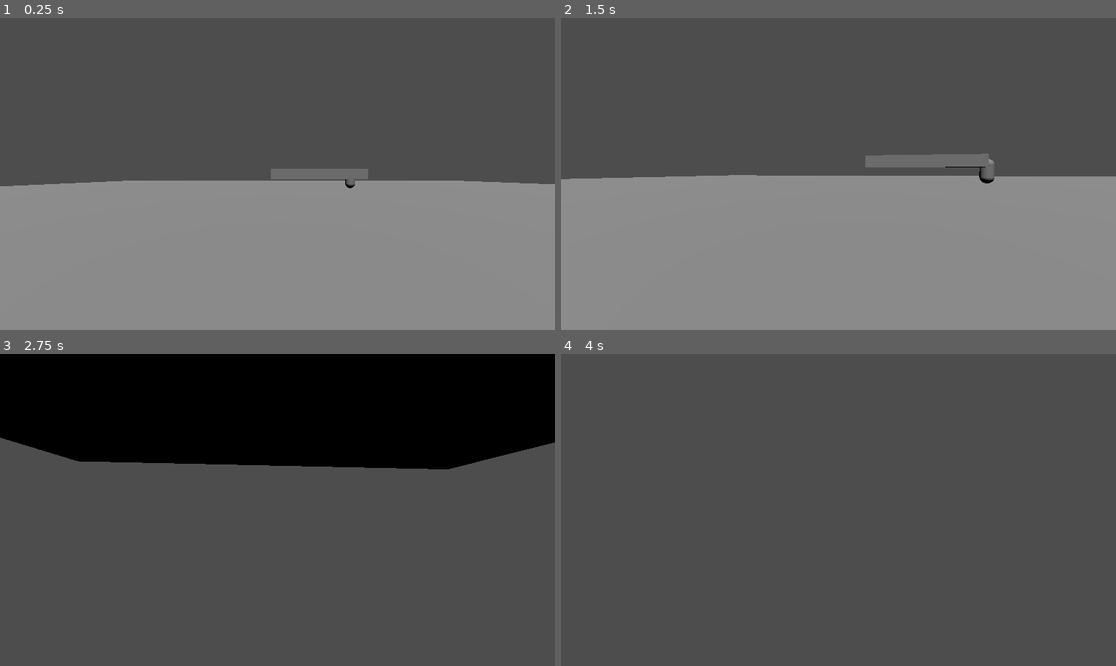
Above: before the commit, frames 1-4 (two rows, left to right).
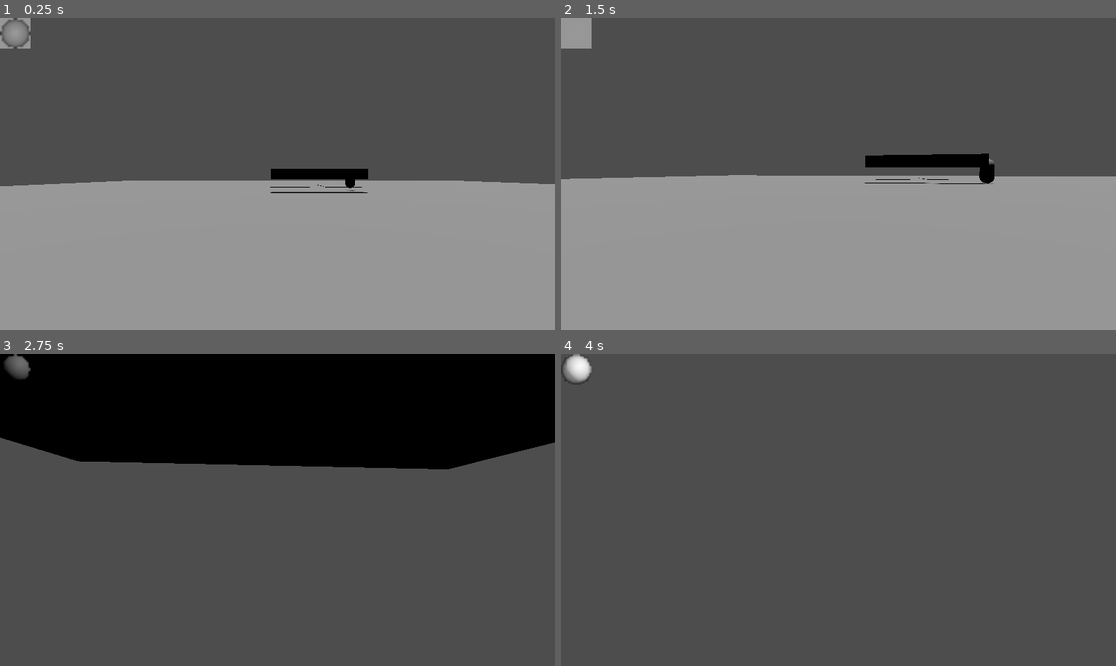
Above: after the commit, the same moments.

Repository: batomow/GDHorrorGame
Game: Godot game, scene res://Scenes/TestScene.tscn
Two runs of this game, one before a commit and one after it. Both use one fixed random seed, a clock stepped at 60 frames per second and the inputs below. Before the commit the project has no main scene; this scene is started directly in both runs.
Inputs (mouse positions are in pixels of both pictures, inside the frame that each line leads up to):
- Up to frame 1 (0.25 s): no input
- Up to frame 2 (1.5 s): tap Enter (ui_accept) at 0.5, 0.77 s; move the mouse to (866, 174) at 0.52 s; hold C (crouch) 0.53-1.28 s; hold W (move_forward) from 0.53 s (still down); move the mouse to (810, 174) at 1.27 s; tap C (crouch) at 1.35 s
- Up to frame 3 (2.75 s): keep holding W (move_forward); tap Enter (ui_accept) at 1.52 s; move the mouse to (288, 503) at 2.02 s; hold C (crouch) from 2.03 s (still down); tap F (flashlight) at 2.1 s
- Up to frame 4 (4 s): keep holding W (move_forward); move the mouse to (832, 516) at 2.77 s; release C (crouch) at 2.78 s; click (832, 516) at 2.85 s; tap Enter (ui_accept) at 3.02, 3.77 s; tap C (crouch) at 3.05 s; move the mouse to (877, 513) at 3.52 s; hold C (crouch) from 3.53 s (still down)

The runs differ from the first frame. In frame 1, 1.2% of the frame differs, in the area x 0-67%, y 0-57%; in frame 2, 1.6%, in the area x 0-79%, y 0-54%; in frame 3, 0.3%; in frame 4, 0.3%.

Commit message:
Adds sound and light system

Diff:
--- a/Scenes/Character.tscn
+++ b/Scenes/Character.tscn
@@ -1,6 +1,7 @@
-[gd_scene load_steps=11 format=3 uid="uid://dupgqob73q61i"]
+[gd_scene load_steps=12 format=3 uid="uid://dupgqob73q61i"]
 
 [ext_resource type="Script" path="res://Scripts/Character.gd" id="1_yfhfb"]
+[ext_resource type="PackedScene" uid="uid://bmdg6kxyerxi3" path="res://Scenes/LightDetect.tscn" id="2_3iaw5"]
 
 [sub_resource type="CapsuleMesh" id="CapsuleMesh_rl3ct"]
 
@@ -72,7 +73,7 @@
 tracks/5/type = "bezier"
 tracks/5/imported = false
 tracks/5/enabled = true
-tracks/5/path = NodePath("OmniLight3D:position:x")
+tracks/5/path = NodePath("Lantern:position:x")
 tracks/5/interp = 1
 tracks/5/loop_wrap = true
 tracks/5/keys = {
@@ -83,7 +84,7 @@
 tracks/6/type = "bezier"
 tracks/6/imported = false
 tracks/6/enabled = true
-tracks/6/path = NodePath("OmniLight3D:position:y")
+tracks/6/path = NodePath("Lantern:position:y")
 tracks/6/interp = 1
 tracks/6/loop_wrap = true
 tracks/6/keys = {
@@ -94,7 +95,7 @@
 tracks/7/type = "bezier"
 tracks/7/imported = false
 tracks/7/enabled = true
-tracks/7/path = NodePath("OmniLight3D:position:z")
+tracks/7/path = NodePath("Lantern:position:z")
 tracks/7/interp = 1
 tracks/7/loop_wrap = true
 tracks/7/keys = {
@@ -105,7 +106,7 @@
 tracks/8/type = "bezier"
 tracks/8/imported = false
 tracks/8/enabled = true
-tracks/8/path = NodePath("OmniLight3D:light_energy")
+tracks/8/path = NodePath("Lantern:light_energy")
 tracks/8/interp = 1
 tracks/8/loop_wrap = true
 tracks/8/keys = {
@@ -179,7 +180,7 @@
 tracks/0/type = "bezier"
 tracks/0/imported = false
 tracks/0/enabled = true
-tracks/0/path = NodePath("OmniLight3D:position:x")
+tracks/0/path = NodePath("Lantern:position:x")
 tracks/0/interp = 1
 tracks/0/loop_wrap = true
 tracks/0/keys = {
@@ -190,7 +191,7 @@
 tracks/1/type = "bezier"
 tracks/1/imported = false
 tracks/1/enabled = true
-tracks/1/path = NodePath("OmniLight3D:position:y")
+tracks/1/path = NodePath("Lantern:position:y")
 tracks/1/interp = 1
 tracks/1/loop_wrap = true
 tracks/1/keys = {
@@ -201,7 +202,7 @@
 tracks/2/type = "bezier"
 tracks/2/imported = false
 tracks/2/enabled = true
-tracks/2/path = NodePath("OmniLight3D:position:z")
+tracks/2/path = NodePath("Lantern:position:z")
 tracks/2/interp = 1
 tracks/2/loop_wrap = true
 tracks/2/keys = {
@@ -212,7 +213,7 @@
 tracks/3/type = "bezier"
 tracks/3/imported = false
 tracks/3/enabled = true
-tracks/3/path = NodePath("OmniLight3D:light_energy")
+tracks/3/path = NodePath("Lantern:light_energy")
 tracks/3/interp = 1
 tracks/3/loop_wrap = true
 tracks/3/keys = {
@@ -226,7 +227,7 @@
 tracks/0/type = "bezier"
 tracks/0/imported = false
 tracks/0/enabled = true
-tracks/0/path = NodePath("OmniLight3D:light_energy")
+tracks/0/path = NodePath("Lantern:light_energy")
 tracks/0/interp = 1
 tracks/0/loop_wrap = true
 tracks/0/keys = {
@@ -237,7 +238,7 @@
 tracks/1/type = "bezier"
 tracks/1/imported = false
 tracks/1/enabled = true
-tracks/1/path = NodePath("OmniLight3D:position:x")
+tracks/1/path = NodePath("Lantern:position:x")
 tracks/1/interp = 1
 tracks/1/loop_wrap = true
 tracks/1/keys = {
@@ -248,7 +249,7 @@
 tracks/2/type = "bezier"
 tracks/2/imported = false
 tracks/2/enabled = true
-tracks/2/path = NodePath("OmniLight3D:position:y")
+tracks/2/path = NodePath("Lantern:position:y")
 tracks/2/interp = 1
 tracks/2/loop_wrap = true
 tracks/2/keys = {
@@ -259,7 +260,7 @@
 tracks/3/type = "bezier"
 tracks/3/imported = false
 tracks/3/enabled = true
-tracks/3/path = NodePath("OmniLight3D:position:z")
+tracks/3/path = NodePath("Lantern:position:z")
 tracks/3/interp = 1
 tracks/3/loop_wrap = true
 tracks/3/keys = {
@@ -337,11 +338,12 @@
 "uncrouch": SubResource("Animation_vje57")
 }
 
-[node name="Node3D" type="CharacterBody3D"]
+[node name="Player" type="CharacterBody3D"]
 script = ExtResource("1_yfhfb")
 
 [node name="MeshInstance3D" type="MeshInstance3D" parent="."]
 transform = Transform3D(1, 0, 0, 0, 1, 0, 0, 0, 1, 0, 0.985168, 0)
+visible = false
 mesh = SubResource("CapsuleMesh_rl3ct")
 
 [node name="CrouchedCollisionShape" type="CollisionShape3D" parent="."]
@@ -360,6 +362,10 @@
 "": SubResource("AnimationLibrary_wfhpe")
 }
 
-[node name="OmniLight3D" type="OmniLight3D" parent="."]
+[node name="Lantern" type="OmniLight3D" parent="."]
 transform = Transform3D(0.99989, -0.0148173, 0, 0.0148173, 0.99989, 0, 0, 0, 1, 0.835624, 1.1853, -0.60964)
 light_energy = 0.0
+
+[node name="LightDetect" parent="." instance=ExtResource("2_3iaw5")]
+
+[node name="Footsteps" type="AudioStreamPlayer" parent="."]
--- /dev/null
+++ b/Scenes/LightDetect.tscn
@@ -0,0 +1,33 @@
+[gd_scene load_steps=3 format=3 uid="uid://bmdg6kxyerxi3"]
+
+[ext_resource type="Script" path="res://Scripts/LightDetect.gd" id="1_xwl84"]
+
+[sub_resource type="SphereMesh" id="SphereMesh_6a0wq"]
+radial_segments = 12
+rings = 3
+
+[node name="LightDetect" type="Node3D"]
+script = ExtResource("1_xwl84")
+metadata/_edit_horizontal_guides_ = [16.0]
+metadata/_edit_vertical_guides_ = [16.0]
+
+[node name="MeshInstance3D" type="MeshInstance3D" parent="."]
+transform = Transform3D(0.3, 0, 0, 0, 0.3, 0, 0, 0, 0.3, 0, 0, 0)
+mesh = SubResource("SphereMesh_6a0wq")
+
+[node name="SubViewportContainer" type="SubViewportContainer" parent="."]
+offset_right = 16.0
+offset_bottom = 16.0
+scale = Vector2(4, 4)
+stretch = true
+
+[node name="SubViewport" type="SubViewport" parent="SubViewportContainer"]
+transparent_bg = true
+handle_input_locally = false
+size = Vector2i(16, 16)
+render_target_update_mode = 4
+
+[node name="Camera3D" type="Camera3D" parent="SubViewportContainer/SubViewport"]
+transform = Transform3D(1, 0, 0, 0, -4.37114e-08, 1, 0, -1, -4.37114e-08, 0, 1.69012, 0)
+projection = 1
+size = 0.306691
--- a/Scenes/TestScene.tscn
+++ b/Scenes/TestScene.tscn
@@ -25,13 +25,12 @@
 
 [node name="Node3D" type="Node3D"]
 
-[node name="Node3D" parent="." groups=["Player"] instance=ExtResource("1_0xf00")]
+[node name="Player" parent="." groups=["Player"] instance=ExtResource("1_0xf00")]
 transform = Transform3D(1, 0, 0, 0, 1, 0, 0, 0, 1, -4.04282, 0.392467, 21.6923)
 
 [node name="Enemy" type="CharacterBody3D" parent="."]
 transform = Transform3D(-4.37114e-08, 0, -1, 0, 1, 0, 1, 0, -4.37114e-08, 3.7903, 1.57136, -1.49372)
 script = ExtResource("2_ul0jx")
-waypoints = [null, null]
 
 [node name="CollisionShape3D" type="CollisionShape3D" parent="Enemy"]
 shape = SubResource("CapsuleShape3D_a5dk6")
@@ -90,7 +89,20 @@
 transform = Transform3D(1, 0, 0, 0, 1, 0, 0, 0, 1, -0.992874, 0, -5.4901)
 
 [node name="DirectionalLight3D" type="DirectionalLight3D" parent="."]
-transform = Transform3D(1, 0, 0, 0, 0.485145, 0.874434, 0, -0.874434, 0.485145, 0, 3.82724, 0)
+transform = Transform3D(1, 0, 0, 0, -0.0170691, 0.999854, 0, -0.999854, -0.0170691, 0, 3.82724, 0)
+shadow_enabled = true
+
+[node name="Wood" type="CSGBox3D" parent="."]
+transform = Transform3D(1, 0, 0, 0, 1, 0, 0, 0, 1, 5.04207, -0.326196, -9.26655)
+use_collision = true
+size = Vector3(4.98522, 1, 5.67705)
+metadata/surface_type = "Wood"
+
+[node name="Concrete" type="CSGBox3D" parent="."]
+transform = Transform3D(1, 0, 0, 0, 1, 0, 0, 0, 1, -2.35779, -0.338603, -9.26655)
+use_collision = true
+size = Vector3(5.41095, 1, 5.90883)
+metadata/surface_type = "Concrete"
 
 [connection signal="timeout" from="Enemy/PatrolTimer" to="Enemy" method="_on_patrol_timer_timeout"]
 [connection signal="body_entered" from="Enemy/HearingFar" to="Enemy" method="_on_hearing_far_body_entered"]
--- /dev/null
+++ b/Scripts/AudioManager.gd
@@ -0,0 +1,21 @@
+extends Node
+var footsteps_on_wood_wav = preload("res://Sounds/FootstepsOnWood.wav")
+var footsteps_on_concrete_wav = preload("res://Sounds/FootstepsOnConcrete.wav")
+var jump_land_wav= preload("res://Sounds/JumpLand.wav")
+
+var sound_map := {
+	"Wood": Surface.new(
+		5,
+		10,
+		footsteps_on_wood_wav,
+		jump_land_wav,
+		footsteps_on_wood_wav
+	),
+	"Concrete": Surface.new(
+		6,
+		12,
+		footsteps_on_concrete_wav,
+		jump_land_wav,
+		footsteps_on_concrete_wav
+	)
+}
--- a/Scripts/Character.gd
+++ b/Scripts/Character.gd
@@ -7,6 +7,9 @@
 @export var sensitivity = 3.0
 var crouched := false
 var flashlight_is_out := false
+var light_level : float
+@onready var footsteps : AudioStreamPlayer = $Footsteps
+var surface_type :String = "TBD"
 
 # Get the gravity from the project settings to be synced with RigidBody nodes.
 var gravity = ProjectSettings.get_setting("physics/3d/default_gravity")
@@ -15,6 +18,14 @@
 	Input.mouse_mode = Input.MOUSE_MODE_CAPTURED
 
 func _physics_process(delta):
+	var space_state = get_world_3d().direct_space_state
+	var surface_result:Dictionary = space_state.intersect_ray(PhysicsRayQueryParameters3D.create(global_position + Vector3.UP, global_position + Vector3.DOWN, 1, [self]))
+	var new_surface_type = "Concrete"
+	if surface_result.size() > 0:
+		if surface_result.has("collider"):
+			var surface_object:Node3D = surface_result["collider"]
+			if surface_object.has_meta("surface_type"):
+				new_surface_type = surface_object.get_meta("surface_type")
 
 	if Input.is_action_just_pressed("escape"):
 		Input.mouse_mode = Input.MOUSE_MODE_VISIBLE
@@ -30,23 +41,25 @@
 	if Input.is_action_just_pressed("ui_accept") and is_on_floor():
 		velocity.y = JUMP_VELOCITY
 
+	light_level = get_node("LightDetect").light_level
+
 	# Get the input direction and handle the movement/deceleration.
 	# As good practice, you should replace UI actions with custom gameplay actions.
 	var input_dir = Input.get_vector("move_left", "move_right", "move_forward", "move_backwards")
 	var direction = (transform.basis * Vector3(input_dir.x, 0, input_dir.y)).normalized()
 	var speed = SPEED
 	if Input.is_action_pressed("crouch"):
-		speed = CROUCH_SPEED
 		if !crouched:
 			$AnimationPlayer.play("crouch")
 			crouched = true
 	else:
 		if crouched:
-			var space_state = get_world_3d().direct_space_state
 			var result = space_state.intersect_ray(PhysicsRayQueryParameters3D.create(position, position + Vector3(0,2,0), 1, [self]))
 			if result.size() == 0:
 				$AnimationPlayer.play("uncrouch")
 				crouched = false
+	if crouched:
+		speed = CROUCH_SPEED
 
 	if Input.is_action_just_pressed("flashlight"):
 		if flashlight_is_out:
@@ -58,7 +71,15 @@
 	if direction:
 		velocity.x = direction.x * speed
 		velocity.z = direction.z * speed
+		if new_surface_type != surface_type:
+			surface_type = new_surface_type
+			footsteps.stream = AudioManager.sound_map[surface_type].walk_stream_wav
+			print(surface_type)
+		if not footsteps.playing:
+			footsteps.play()
 	else:
+		if footsteps.playing:
+			footsteps.stop()
 		velocity.x = move_toward(velocity.x, 0, speed)
 		velocity.z = move_toward(velocity.z, 0, speed)
 
--- a/Scripts/Enemy.gd
+++ b/Scripts/Enemy.gd
@@ -7,24 +7,22 @@
 	waiting
 }
 
-@export var waypoints: Array
 @export var chase_speed := 3.0
 @export var patrol_speed := 2.0
 
+@onready var waypoints: Array = get_tree().get_nodes_in_group("Enemy Waypoint")
 @onready var navigation_agent :NavigationAgent3D = $NavigationAgent3D
 @onready var patrol_timer: Timer = $PatrolTimer
-var current_state:States
+@onready var player:CharacterBody3D = get_tree().get_nodes_in_group("Player")[0]
+@onready var current_state:States = States.patrol
+
 var waypoint_index: int
 var player_in_earshot_far := false
 var player_in_earshot_close := false
 var player_in_sight_far := false
 var player_in_sight_close := false
-var player
 
 func _ready():
-	current_state = States.patrol
-	waypoints = get_tree().get_nodes_in_group("Enemy Waypoint")
-	player = get_tree().get_nodes_in_group("Player")[0]
 	(navigation_agent as NavigationAgent3D).target_position = (waypoints[0].global_position)
 
 func _process(delta):
@@ -66,21 +64,24 @@
 		if result["collider"].is_in_group("Player"):
 
 			if player_in_earshot_close:
-				if result["collider"].crouched == false:
+				if player.crouched == false:
 					current_state = States.chasing
 
 			if player_in_earshot_far:
-				if result["collider"].crouched == false:
+				if player.crouched == false:
 					current_state = States.hunting
 
 			if player_in_sight_close:
+				if player.light_level > 0.3:
 					current_state = States.chasing
 
 			if player_in_sight_far:
-				if result["collider"].crouched == false:
+				if player.crouched == false and player.light_level > .6:
 					current_state = States.hunting
 					navigation_agent.target_position = player.global_position
-
+				if player.crouched == true and player.light_level > .7:
+					current_state = States.hunting
+					navigation_agent.target_position = player.global_position
 
 func face_direction(direction:Vector3):
 	look_at(Vector3(direction.x, global_position.y, direction.z), Vector3.UP)
--- /dev/null
+++ b/Scripts/LightDetect.gd
@@ -0,0 +1,26 @@
+extends Node3D
+
+var light_level : float
+
+# Called when the node enters the scene tree for the first time.
+func _ready():
+	pass # Replace with function body.
+
+
+# Called every frame. 'delta' is the elapsed time since the previous frame.
+func _process(delta):
+	var mesh_instance := get_node("MeshInstance3D")
+	get_node("SubViewportContainer/SubViewport/Camera3D").global_position = Vector3(mesh_instance.global_position.x, mesh_instance.global_position.y + 0.3, mesh_instance.global_position.z)
+	var image :Image = get_node("SubViewportContainer/SubViewport").get_texture().get_image()
+	var floats :Array[float]
+	for y in range(image.get_height()):
+		for x in range(image.get_width()):
+			var pixel = image.get_pixel(x, y)
+			var light_value = (pixel.r + pixel.g + pixel.b)/3.0
+			floats.push_back(light_value)
+	light_level = average(floats)
+
+func average(numbers:Array[float])->float:
+	var count:float = numbers.size()
+	var sum:float = numbers.reduce( func (accum, val): return accum + val, 0.0)
+	return sum / float(count)
--- /dev/null
+++ b/Scripts/Surface.gd
@@ -0,0 +1,16 @@
+extends Node
+
+class_name Surface
+
+var sound_value: int
+var sound_land_value: int
+var walk_stream_wav: AudioStream
+var jump_land_stream_wav : AudioStream
+var sneak_stream_wav: AudioStream
+
+func _init(sv:int, slv:int, ws:AudioStream, js:AudioStream, ss:AudioStream):
+	sound_value = sv
+	sound_land_value = slv
+	walk_stream_wav = ws
+	jump_land_stream_wav = js
+	sneak_stream_wav = ss
--- a/project.godot
+++ b/project.godot
@@ -11,8 +11,13 @@
 [application]
 
 config/name="HorrorGame"
+run/main_scene="res://Scenes/TestScene.tscn"
 config/features=PackedStringArray("4.0", "GL Compatibility")
 config/icon="res://icon.svg"
+
+[autoload]
+
+AudioManager="*res://Scripts/AudioManager.gd"
 
 [input]
 
@@ -64,5 +69,4 @@
 
 [rendering]
 
-renderer/rendering_method="gl_compatibility"
 renderer/rendering_method.mobile="gl_compatibility"
Not shown, added: Sounds/151983__jpkweli__bedroom-door-shutting.wav.import
Not shown, added: Sounds/344360__amholma__door-open-close.wav.import
Not shown, added: Sounds/366888__marissrar__creepy-ambience.wav.import
Not shown, added: Sounds/540177__romaner66__door-creek.wav.import
Not shown, added: Sounds/CreepyGirl Laugh.wav.import
Not shown, added: Sounds/Door Click Open Quick.wav.import
Not shown, added: Sounds/Door Click Open.wav.import
Not shown, added: Sounds/Door Creek Slow.wav.import
Not shown, added: Sounds/Door Creek Slow2.wav.import
Not shown, added: Sounds/DoorShut.wav.import
Not shown, added: Sounds/FootstepsOnConcrete.wav.import
Not shown, added: Sounds/FootstepsOnWood.wav.import
(and 16 more such lines)
